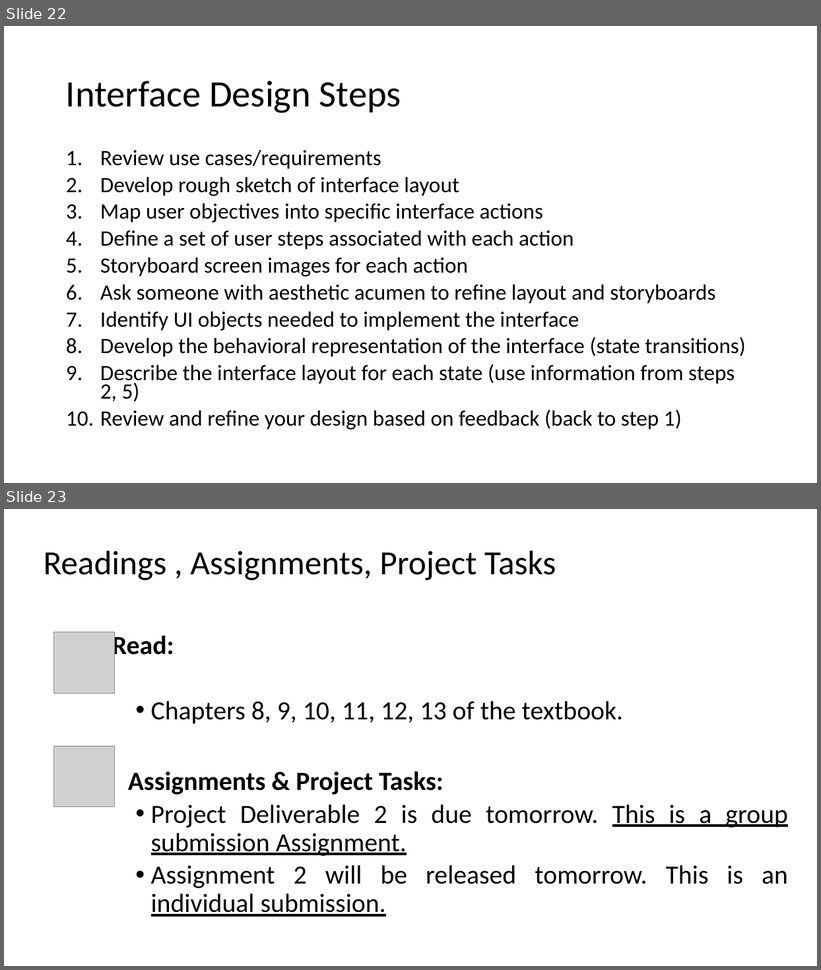
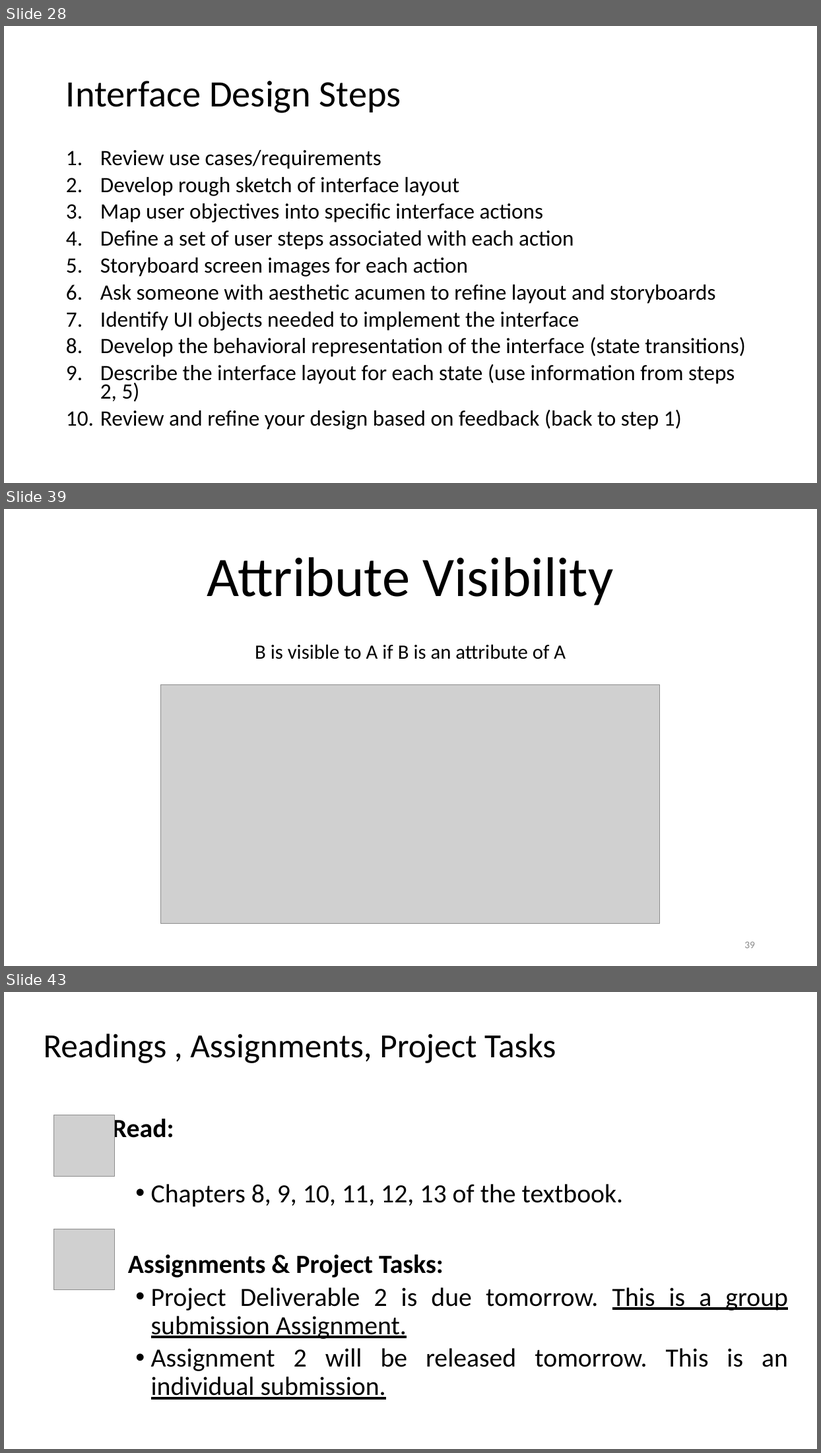
Before and after one commit to kthanasi-git/SW_Engineering, a slide deck: SOFTWARE ENGINEERING/SLIDES/9- Design Priciples III.pptx. Shown one above the other, each under a label of ours: slides 22 and 23 before the commit, slides 28, 39 and 43 after it; the slides between them are not shown. The pictures are 821x970 and 821x1453 pixels, drawn with LibreOffice and Linux fonts; fonts in the diff are those of the drawing; grey boxes stand for pictures. Boxes give left, top, right and bottom in pixels: in the first picture for what was removed or moved away, otherwise in the second. Text is boxed around its words. In the diff, an @@ line names an element or a change of style, - is before the commit and + after.

```diff
--- a/SOFTWARE ENGINEERING/SLIDES/9- Design Priciples III.pptx
+++ b/SOFTWARE ENGINEERING/SLIDES/9- Design Priciples III.pptx
@@ slide 39 added at (4,509,817,966), background #FFFFFF @@
@@ title added at (207,557,613,605), 66 pt, text #000000 @@
+Attribute Visibility
@@ text added at (255,644,566,659), 24 pt, text #000000 @@
+B is visible to A if B is an attribute of A
@@ picture added at (161,685,660,923) @@
@@ page number added at (745,942,755,949), 12 pt, text #8C8C8C @@
+39
@@ what was slide 22 is now slide 28 @@
@@ what was slide 23 is now slide 43 @@
```
Also in this commit, not shown: 1 slide changed, 19 other slides added, 6 other files.
